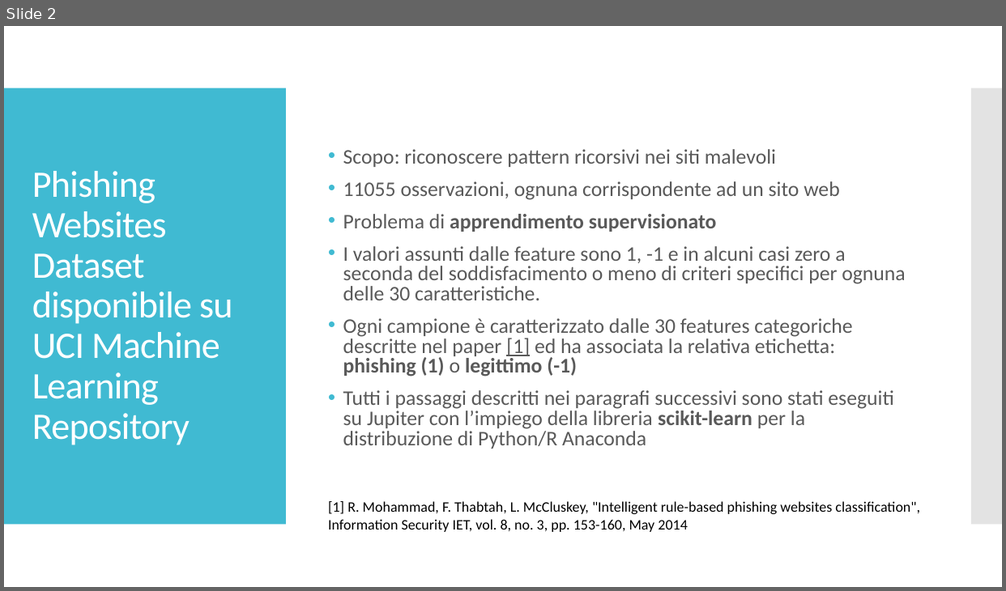
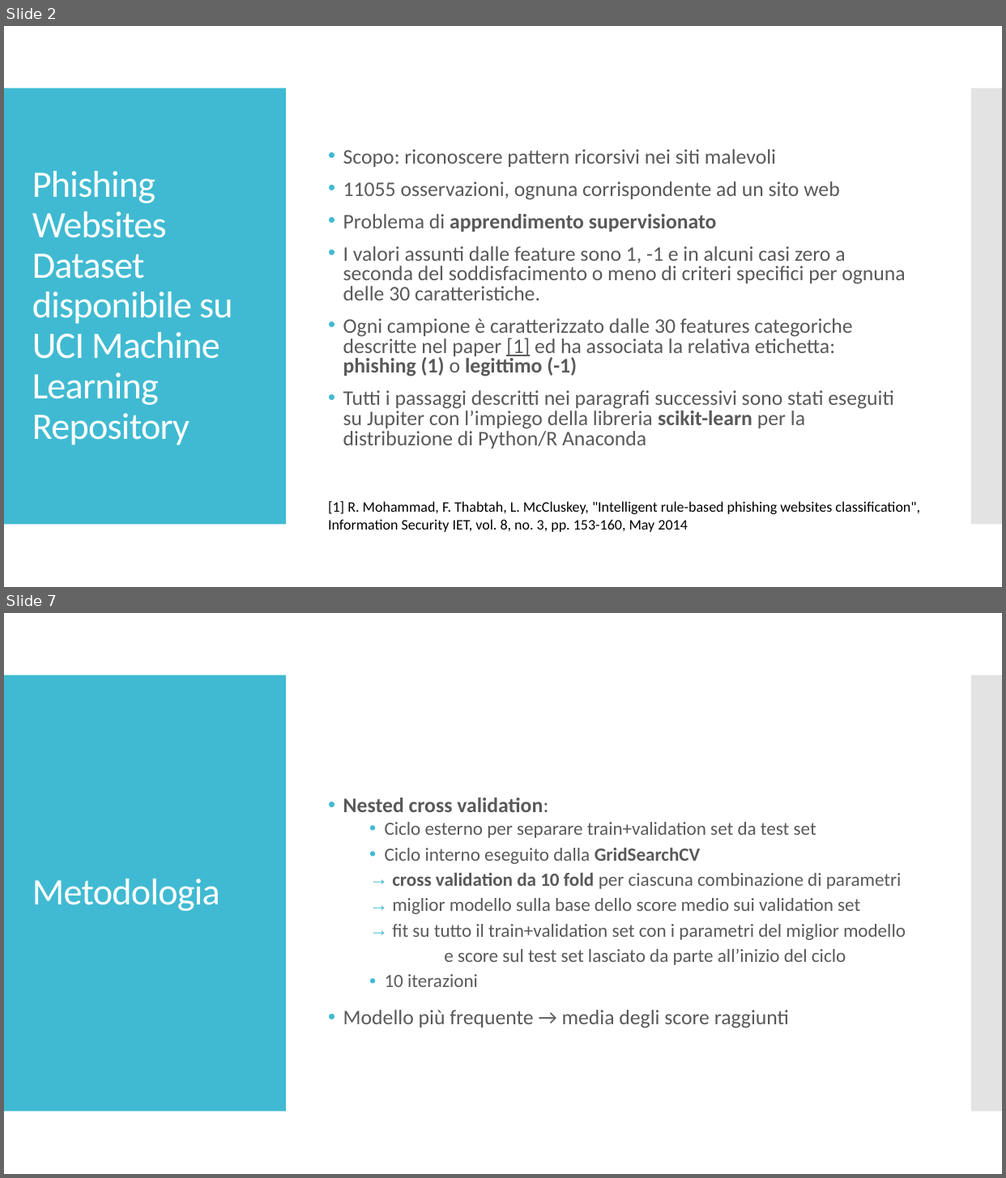
Before and after one commit to gianlubiscotto/Data-Analysis-and-Data-Mining, a slide deck: slide.pptx. Shown one above the other, each under a label of ours: slide 2 before the commit, slides 2 and 7 after it; the slides between them are not shown. The pictures are 1006x591 and 1006x1178 pixels, drawn with LibreOffice and Linux fonts; fonts in the diff are those of the drawing. Boxes give left, top, right and bottom in pixels: in the first picture for what was removed or moved away, otherwise in the second. Text is boxed around its words. In the diff, an @@ line names an element or a change of style, - is before the commit and + after.

```diff
--- a/slide.pptx
+++ b/slide.pptx
@@ slide 7 added at (4,613,1002,1174), background #FFFFFF; not listed: 2 template elements that a slide beside it also shows @@
@@ text added at (343,798,906,1029), 18 pt, text #595959 @@
+• Nested cross validation:
+  • Ciclo esterno per separare train+validation set da test set
+  • Ciclo interno eseguito dalla GridSearchCV
+  → cross validation da 10 fold per ciascuna combinazione di parametri
+  → miglior modello sulla base dello score medio sui validation set
+  → fit su tutto il train+validation set con i parametri del miglior modello
+  e score sul test set lasciato da parte all’inizio del ciclo
+  • 10 iterazioni
+• Modello più frequente → media degli score raggiunti
@@ title added at (32,879,220,911), 36 pt, text #FFFFFF @@
+Metodologia
```
Also in this commit, not shown: 3 slides changed, 5 other slides added, 1 slide removed, 4 other files.
